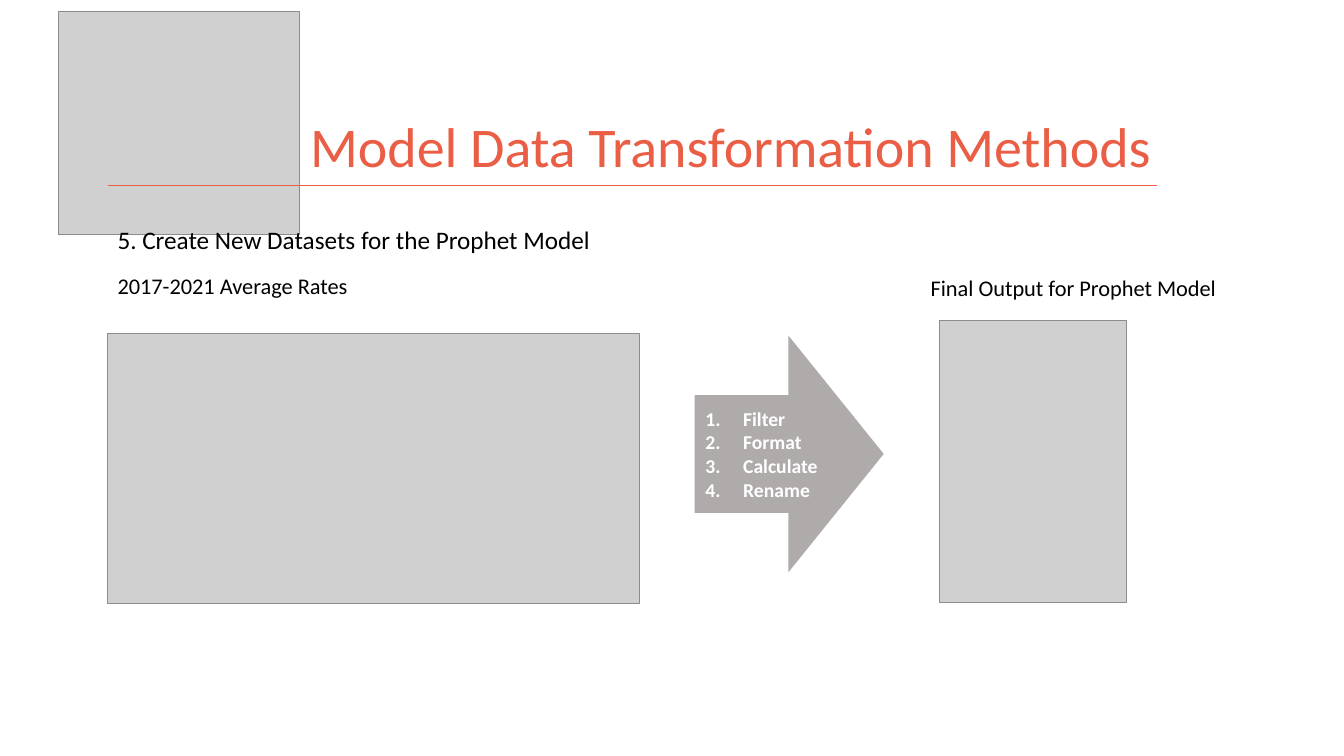
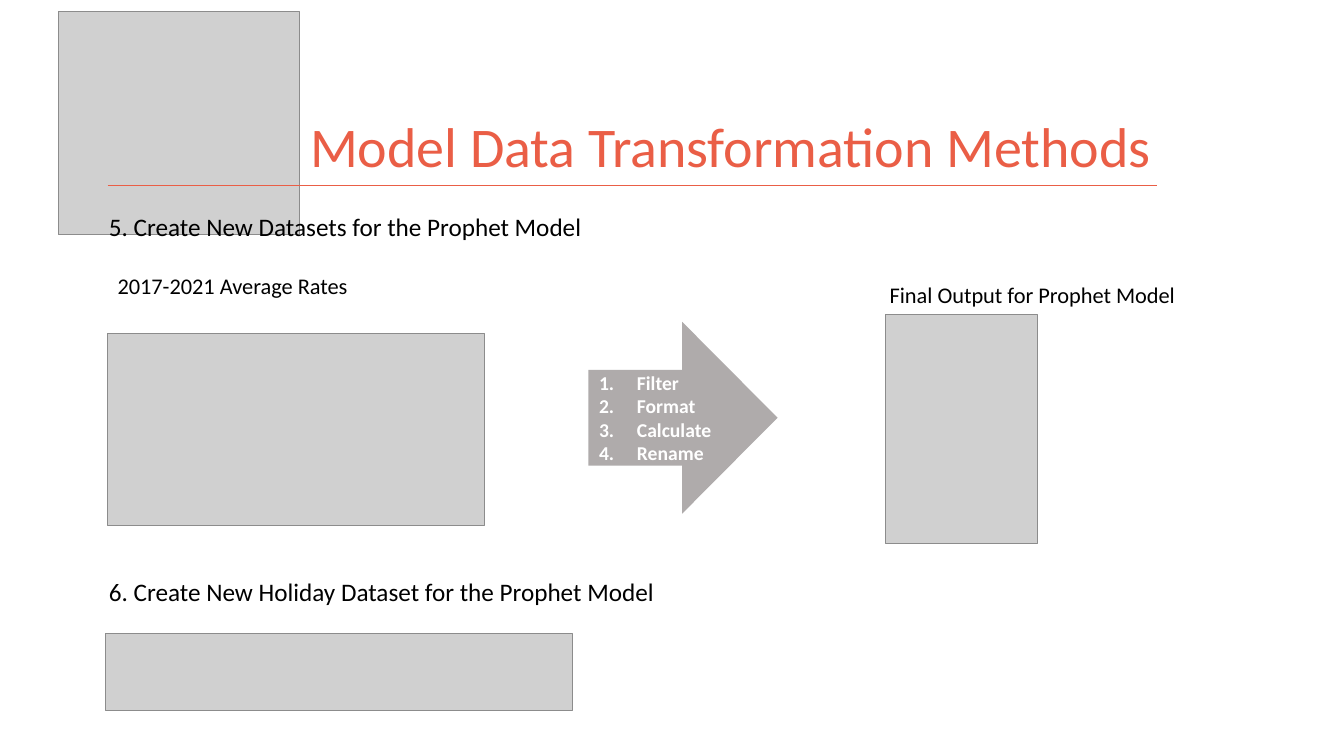
Before and after one commit to kman4/AirbnbPredictions, a slide deck: slide 6 of Airbnb Price Predictions (Model).pptx. Drawn at 1344x756 pixels with LibreOffice and Linux fonts; fonts in the diff are those of the drawing; grey boxes stand for pictures. Boxes give left, top, right and bottom in pixels: in the first picture for what was removed or moved away, otherwise in the second. Text is boxed around its words. In the diff, an @@ line names an element or a change of style, - is before the commit and + after.

```diff
--- a/Airbnb Price Predictions (Model).pptx
+++ b/Airbnb Price Predictions (Model).pptx
@@ text "5. Create New Datasets for ...": place and size @@
-text "5. Create New Datasets for ..." at (118,228,589,255)
+text "5. Create New Datasets for ..." at (109,216,581,243)
@@ text "Final Output for Prophet Model": place and size @@
-text "Final Output for Prophet Model" at (931,280,1216,300)
+text "Final Output for Prophet Model" at (890,287,1175,307)
@@ right arrow "Filter": place and size @@
-right arrow "Filter" at (696,338,883,571)
+right arrow "Filter" at (590,324,777,512)
@@ picture: place and size @@
-picture at (940,320,1127,602)
+picture at (886,316,1038,544)
@@ picture: place and size @@
-picture at (108,334,639,604)
+picture at (108,334,485,525)
@@ text added at (109,583,653,605), 18 pt, text #000000 @@
+6. Create New Holiday Dataset for the Prophet Model
@@ picture added at (105,634,572,711) @@
```
Also in this commit, not shown: 1 other slide changed, 2 other files.
